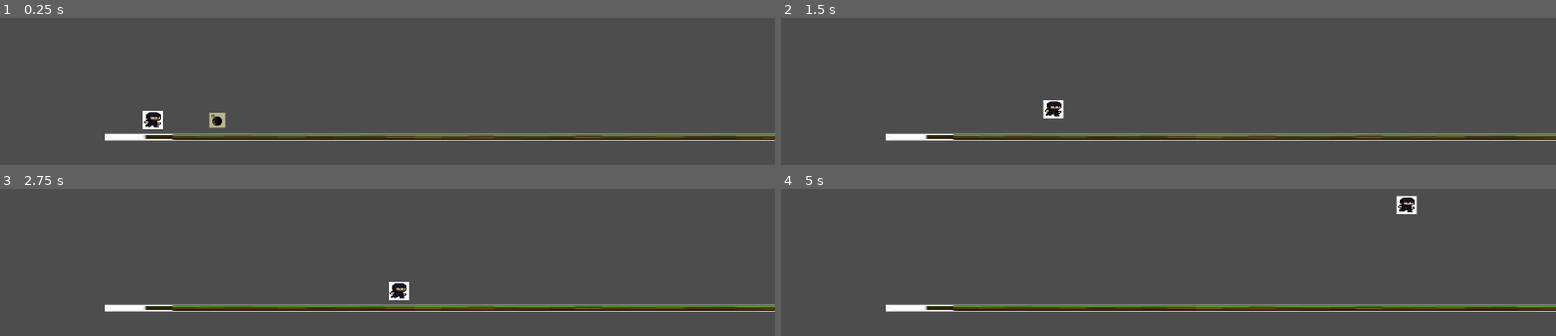
Above: before the commit, frames 1-4 (two rows, left to right).
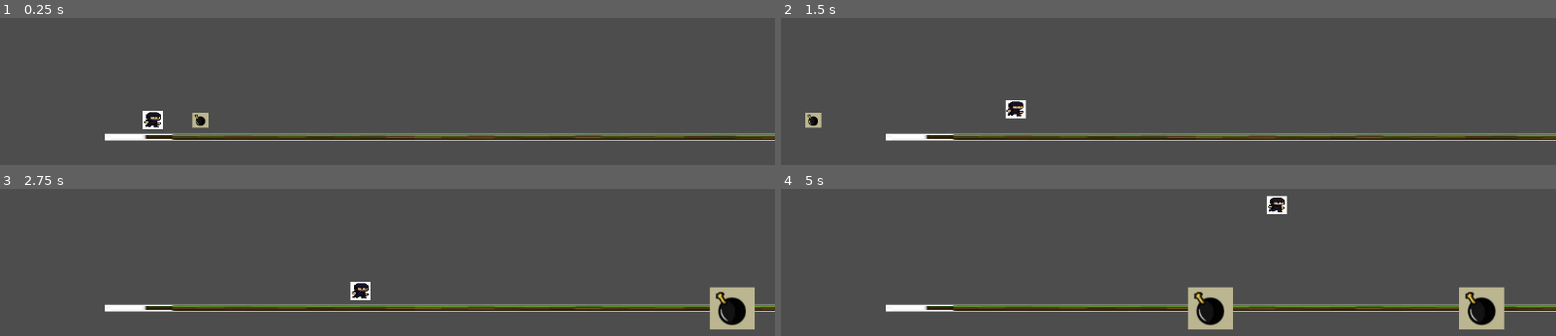
Above: after the commit, the same moments.

Repository: LapaGameDevStudio/PetitNinjaRunner
Game: Godot game, scene res://Main.tscn
Same seed, same stepped clock (60 frames per second), same inputs: the game is played once before the commit and once after it.
Inputs:
- Up to frame 1 (0.25 s): no input
- Up to frame 2 (1.5 s): tap Enter (ui_accept) at 0.5, 0.77 s
- Up to frame 3 (2.75 s): tap Enter (ui_accept) at 1.52 s
- Up to frame 4 (5 s): tap Enter (ui_accept) at 3.02, 3.77, 4.52 s

The runs differ from the first frame. In frame 1, 0.4% of the frame differs, in the area x 24-30%, y 64-75%; in frame 2, 0.9%; in frame 3, 2.3%; in frame 4, 4.0%, in the area x 52-94%, y 4-96%.

Commit message:
Add obstacle spawner

Diff:
--- a/Main.tscn
+++ b/Main.tscn
@@ -6,6 +6,8 @@
 [ext_resource type="AudioStream" uid="uid://bh86yxu1ymavq" path="res://jump sound/cartoon-jump-6462.mp3" id="3_cm0pq"]
 [ext_resource type="Script" uid="uid://dg16iukt7hhjn" path="res://obstacle.gd" id="5_3dxm6"]
 [ext_resource type="Texture2D" uid="uid://dnjk00klm8rhg" path="res://bombe.png" id="5_fos0i"]
+[ext_resource type="Script" uid="uid://dbsob4dpeawjh" path="res://obstacle_spawner.gd" id="7_lgr22"]
+[ext_resource type="PackedScene" uid="uid://bmkb3dqblkbyj" path="res://Obstacle.tscn" id="8_trn2v"]
 
 [sub_resource type="RectangleShape2D" id="RectangleShape2D_uu6xs"]
 size = Vector2(31, 32)
@@ -57,3 +59,7 @@
 [node name="CollisionShape2D" type="CollisionShape2D" parent="Obstacle"]
 position = Vector2(-204, 8)
 shape = SubResource("RectangleShape2D_fos0i")
+
+[node name="ObstacleSpawner" type="Node2D" parent="."]
+script = ExtResource("7_lgr22")
+obstacle_scene = ExtResource("8_trn2v")
--- /dev/null
+++ b/Obstacle.tscn
@@ -0,0 +1,18 @@
+[gd_scene load_steps=4 format=3 uid="uid://bmkb3dqblkbyj"]
+
+[ext_resource type="Texture2D" uid="uid://dnjk00klm8rhg" path="res://bombe.png" id="1_nfn2k"]
+[ext_resource type="Script" uid="uid://dg16iukt7hhjn" path="res://obstacle.gd" id="1_qaun2"]
+
+[sub_resource type="RectangleShape2D" id="RectangleShape2D_qaun2"]
+size = Vector2(74, 67)
+
+[node name="Obstacle" type="StaticBody2D"]
+script = ExtResource("1_qaun2")
+
+[node name="Sprite2D" type="Sprite2D" parent="."]
+position = Vector2(382, 135)
+texture = ExtResource("1_nfn2k")
+
+[node name="CollisionShape2D" type="CollisionShape2D" parent="."]
+position = Vector2(383, 136.5)
+shape = SubResource("RectangleShape2D_qaun2")
--- a/obstacle.gd
+++ b/obstacle.gd
@@ -1,11 +1,9 @@
 extends StaticBody2D
 
-# Vitesse de déplacement vers la gauche (en pixels/seconde)
-const SPEED = 100
+const SPEED = 200
 
 func _process(delta):
 	position.x -= SPEED * delta
 
-	# Si l'obstacle est complètement hors écran à gauche, on le supprime
-	if position.x < -100:
+	if position.x < -1000:
 		queue_free()
--- /dev/null
+++ b/obstacle_spawner.gd
@@ -0,0 +1,18 @@
+extends Node2D
+
+@export var obstacle_scene: PackedScene
+@export var spawn_interval := 2.0  # secondes
+var timer := 0.0
+
+func _process(delta):
+	timer += delta
+	if timer >= spawn_interval:
+		spawn_obstacle()
+		timer = 0.0
+
+func spawn_obstacle():
+	if obstacle_scene:
+		print("Spawning obstacle")
+		var new_obstacle = obstacle_scene.instantiate()
+		new_obstacle.position = Vector2(300, -100)  # Ajuste selon la hauteur du sol
+		get_parent().add_child(new_obstacle)
Not shown: 1 places in Main.tscn that only renumber resources
Not shown, added: obstacle_spawner.gd.uid
